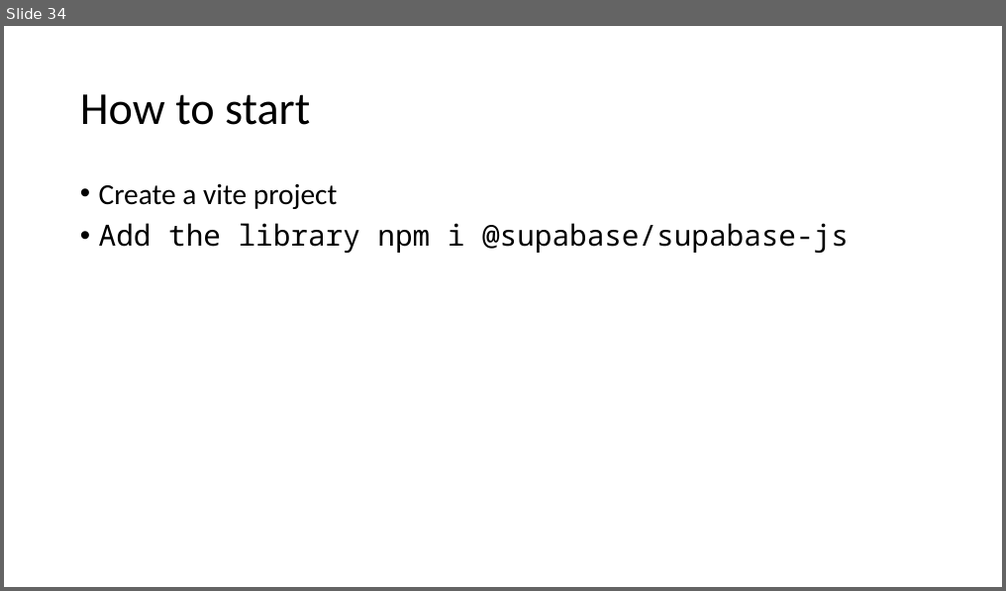
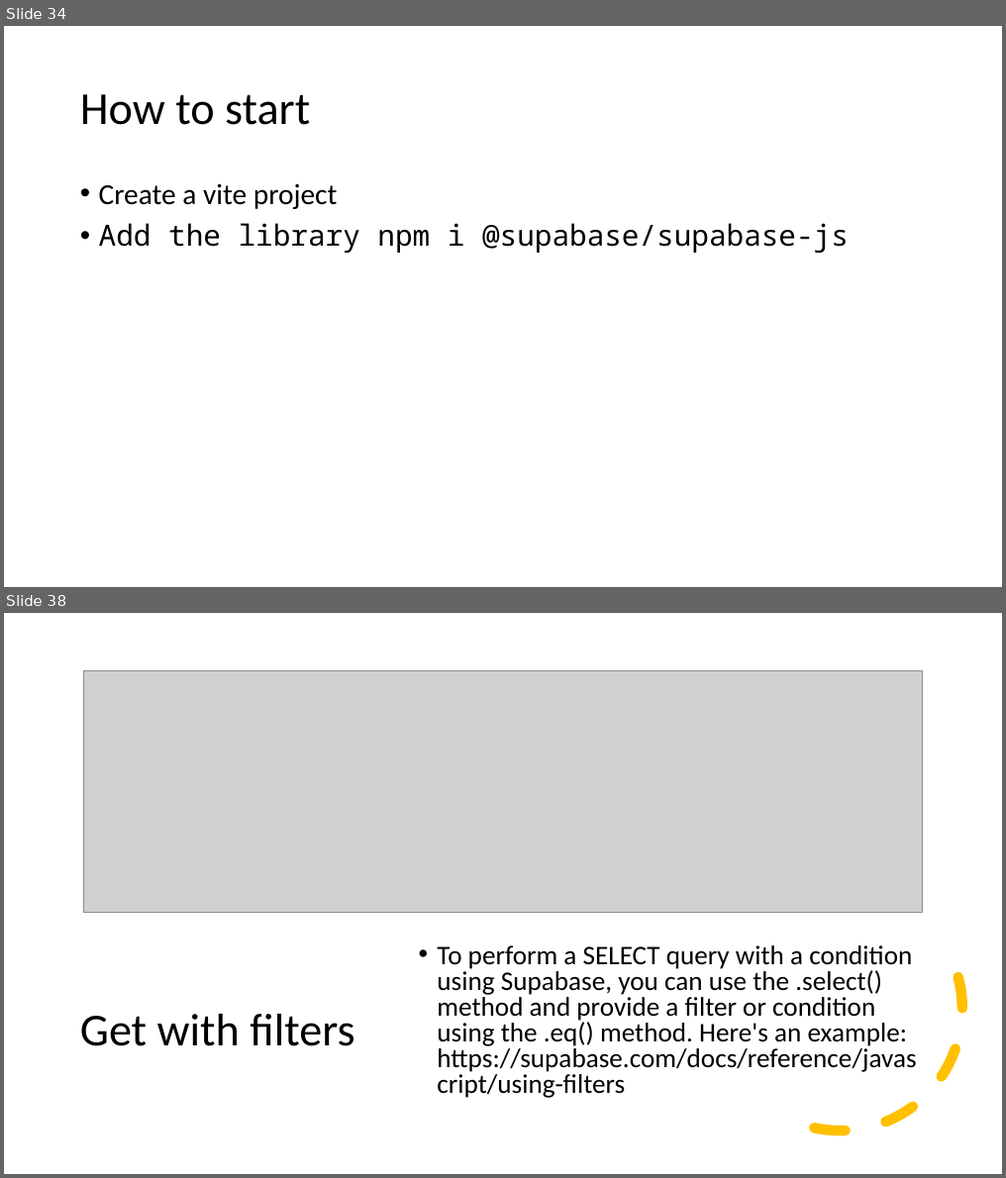
Before and after one commit to 1shaked/full-stack, a slide deck: 19ass/19ass.pptx. Shown one above the other, each under a label of ours: slide 34 before the commit, slides 34 and 38 after it; the slides between them are not shown. The pictures are 1006x591 and 1006x1178 pixels, drawn with LibreOffice and Linux fonts; fonts in the diff are those of the drawing; grey boxes stand for pictures. Boxes give left, top, right and bottom in pixels: in the first picture for what was removed or moved away, otherwise in the second. Text is boxed around its words. In the diff, an @@ line names an element or a change of style, - is before the commit and + after.

```diff
--- a/19ass/19ass.pptx
+++ b/19ass/19ass.pptx
@@ slide 38 added at <box>4,613,1002,1174</box>, background #FFFFFF @@
@@ picture added at <box>84,670,923,912</box> @@
@@ arc (boxed as its full ellipse) added at <box>691,860,989,1157</box>, outline #FFC000 10 pt dashed @@
@@ text added at <box>437,946,916,1098</box>, 25.9 pt, text #000000 @@
+• To perform a SELECT query with a condition using Supabase, you can use the .select() method and provide a filter or condition using the .eq() method. Here's an example: https://supabase.com/docs/reference/javascript/using-filters
@@ title added at <box>80,1014,354,1047</box>, 44 pt, text #000000 @@
+Get with filters
```
Also in this commit, not shown: 14 other slides added, 28 other files.
